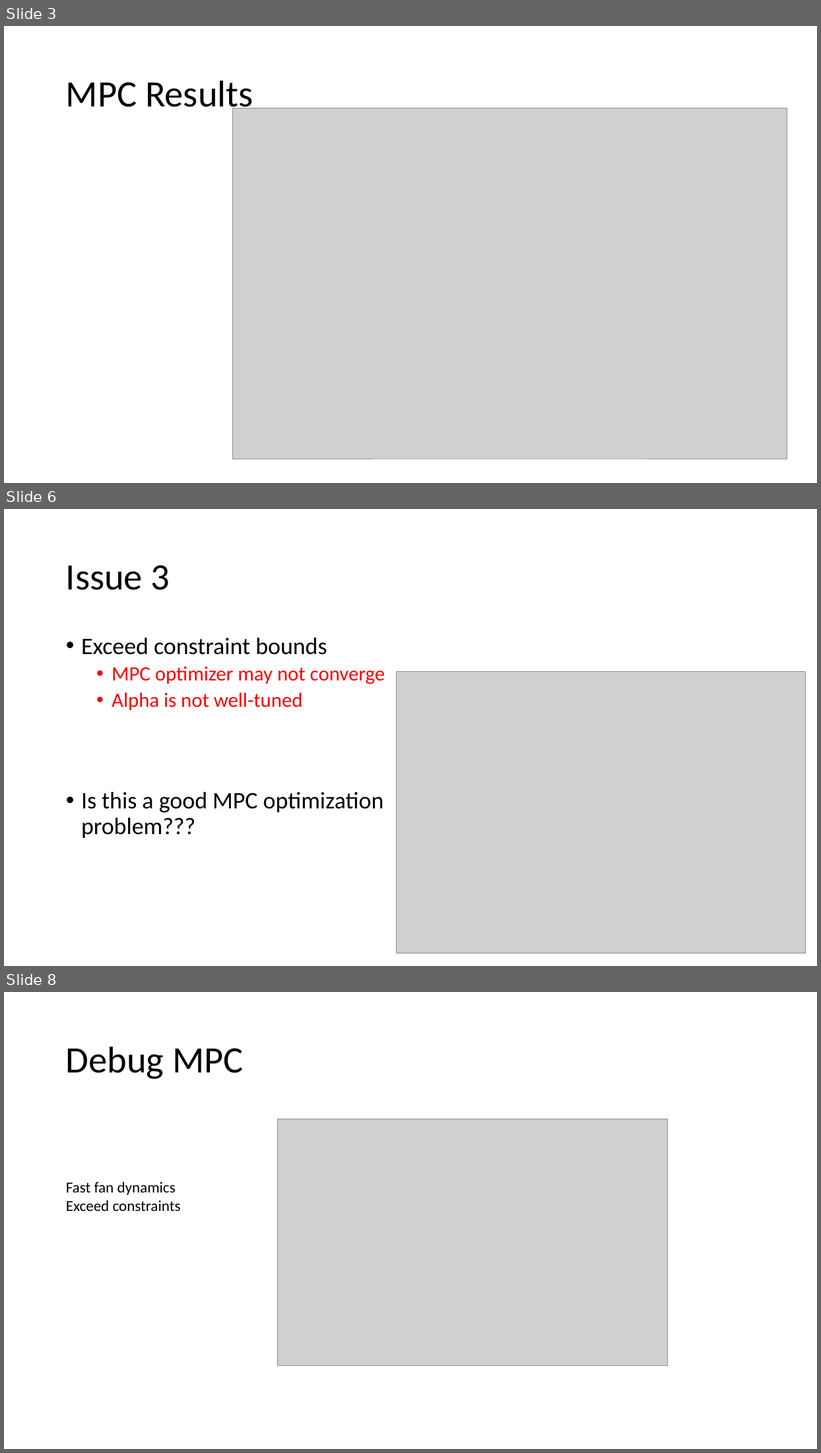
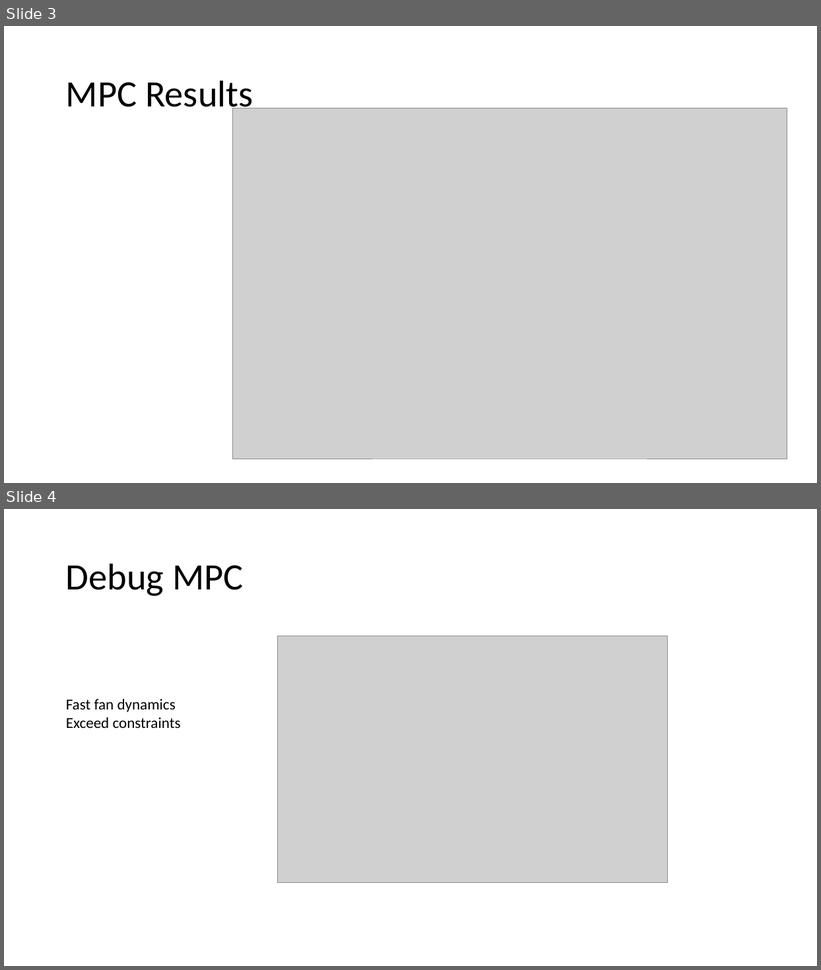
Before and after one commit to YangyangFu/mpc-drl-tl, a slide deck: meeting/20210323.pptx. Shown one above the other, each under a label of ours: slides 3, 6 and 8 before the commit, slides 3 and 4 after it; the slides between them are not shown. The pictures are 821x1453 and 821x970 pixels, drawn with LibreOffice and Linux fonts; fonts in the diff are those of the drawing; grey boxes stand for pictures. Boxes give left, top, right and bottom in pixels: in the first picture for what was removed or moved away, otherwise in the second. Text is boxed around its words. In the diff, an @@ line names an element or a change of style, - is before the commit and + after.

```diff
--- a/meeting/20210323.pptx
+++ b/meeting/20210323.pptx
@@ slide 6 removed at (4, 509, 817, 966), background #FFFFFF @@
@@ title removed at (66, 565, 170, 590) @@
-Issue 3
@@ text removed at (81, 638, 385, 838) @@
-• Exceed constraint bounds
-  • MPC optimizer may not converge
-  • Alpha is not well-tuned
-• Is this a good MPC optimization problem???
@@ picture removed at (396, 672, 805, 954) @@
@@ what was slide 8 is now slide 4 @@
```
Also in this commit, not shown: 3 slides changed, 3 slides added, 3 other slides removed.
